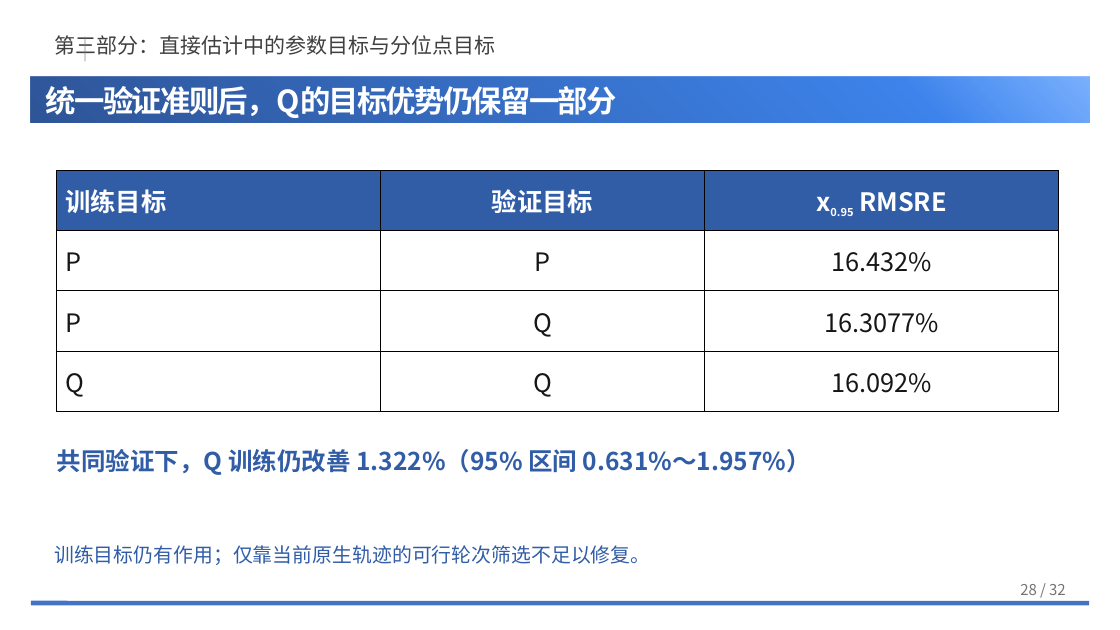
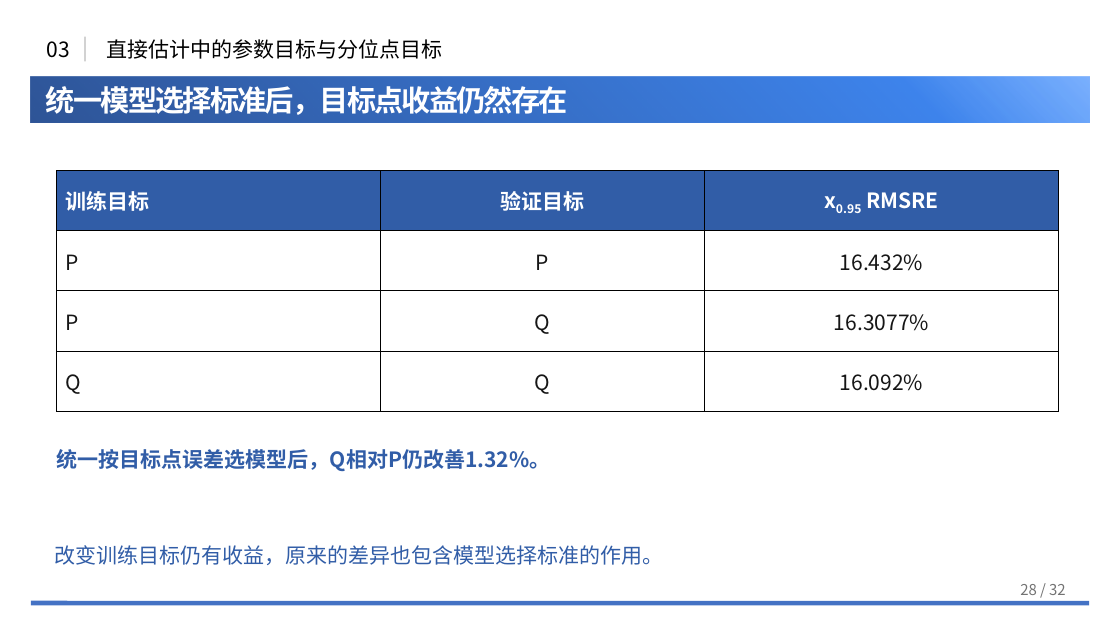
Before and after one commit to NEUwpy/weibull.work, a slide deck: slide 28 of docs/组会汇报/2026-09-三项研究更新汇报/260907组会.pptx. Drawn at 1120x630 pixels with LibreOffice and Linux fonts; fonts in the diff are those of the drawing; background and template pictures are left out. Boxes give left, top, right and bottom in pixels: in the first picture for what was removed or moved away, otherwise in the second. Text is boxed around its words. In the diff, an @@ line names an element or a change of style, - is before the commit and + after.

```diff
--- a/docs/组会汇报/2026-09-三项研究更新汇报/260907组会.pptx
+++ b/docs/组会汇报/2026-09-三项研究更新汇报/260907组会.pptx
@@ text added at box(46, 41, 69, 58), 18 pt, text #000000 @@
+03
@@ text at box(106, 39, 442, 59): text changed; text colour #404040 to #000000 @@
-第三部分：直接估计中的参数目标与分位点目标
+直接估计中的参数目标与分位点目标
@@ text at box(46, 86, 568, 118): text changed; size 26 to 25 pt @@
-统一验证准则后，Q的目标优势仍保留一部分
+统一模型选择标准后，目标点收益仍然存在
@@ table at box(57, 171, 1059, 411) @@
@@ size 21.8 to 18 pt @@
@@ size 16.3 to 18 pt in "x0.95" @@
@@ text at box(57, 449, 550, 471): text changed; size 21 to 18 pt @@
-共同验证下，Q 训练仍改善 1.322%（95% 区间 0.631%～1.957%）
+统一按目标点误差选模型后，Q相对P仍改善1.32%。
@@ text at box(54, 545, 663, 565): text changed; size 17 to 18 pt @@
-训练目标仍有作用；仅靠当前原生轨迹的可行轮次筛选不足以修复。
+改变训练目标仍有收益，原来的差异也包含模型选择标准的作用。
```
Also in this commit, not shown: 27 other slides changed, 3 slides added, 3 slides removed, 4 other files.
